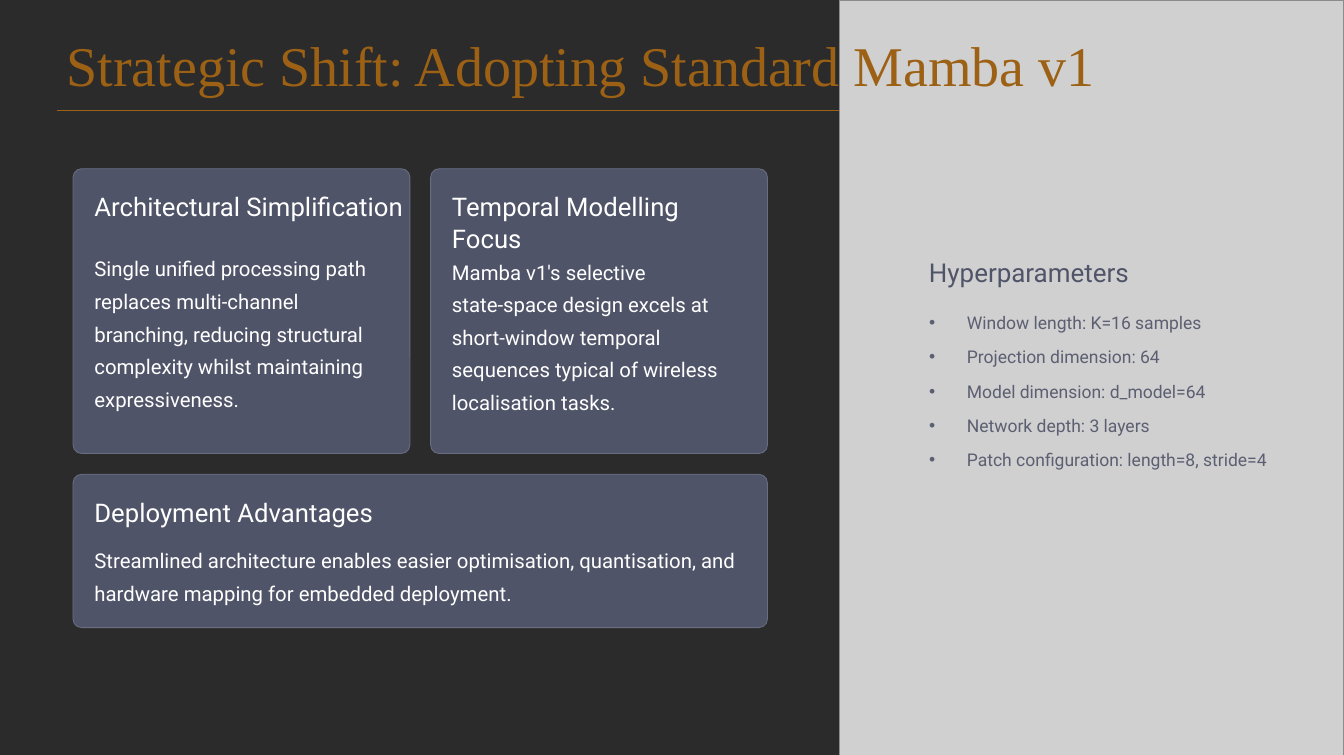
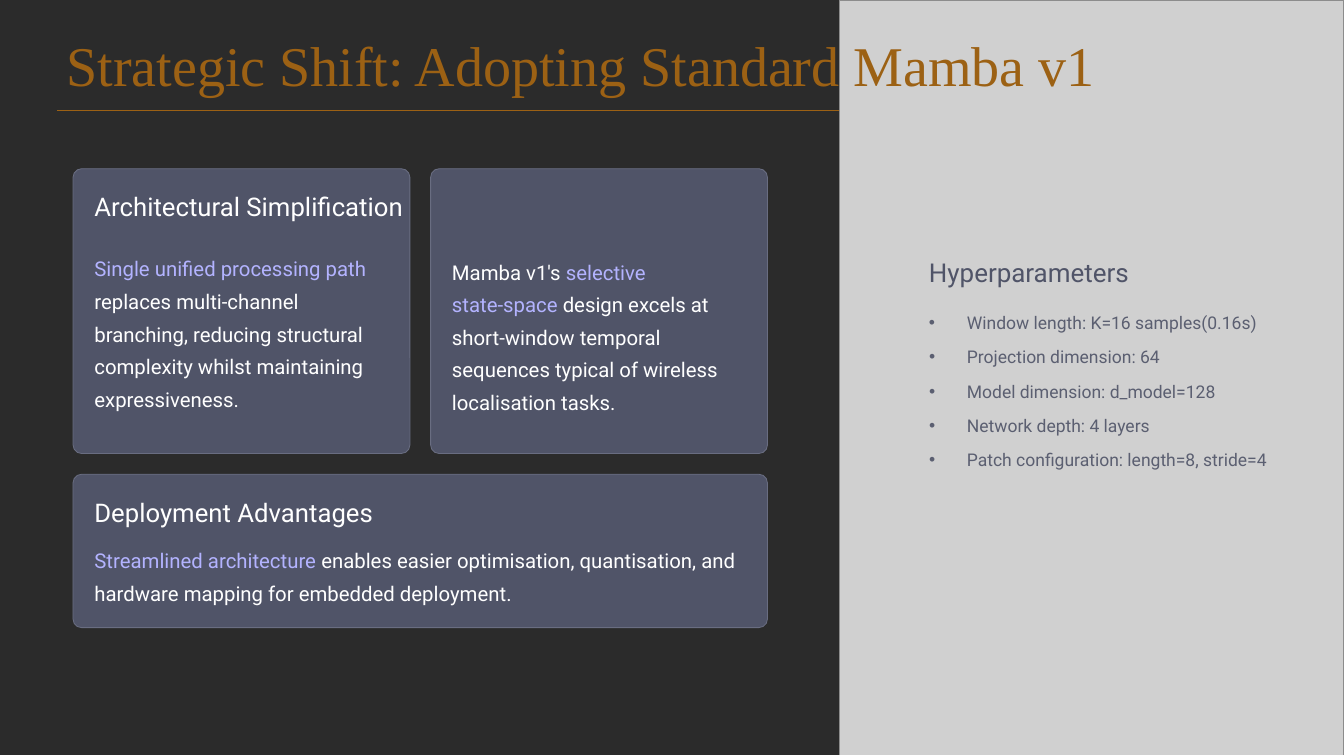
Before and after one commit to Elison-debug/Cmamba_reconstruct, a slide deck: slide 16 of pre-ssm.pptx. Drawn at 1344x755 pixels with LibreOffice and Linux fonts; fonts in the diff are those of the drawing; grey boxes stand for pictures; background and template pictures are left out; a plain dark background stands for a picture behind light text. Boxes give left, top, right and bottom in pixels: in the first picture for what was removed or moved away, otherwise in the second. Text is boxed around its words. In the diff, an @@ line names an element or a change of style, - is before the commit and + after.

```diff
--- a/pre-ssm.pptx
+++ b/pre-ssm.pptx
@@ text removed at (452, 196, 679, 248) @@
-Temporal Modelling Focus
@@ text "Single unified processing path replaces ..." at (94, 260, 366, 411): text colour #FFFFFF to #B3B3FF in "Single unified processing path" @@
@@ text "Mamba v1's selective state‑space design ..." at (452, 264, 718, 410): text colour #FFFFFF to #B3B3FF in "selective state‑space" @@
@@ text at (967, 315, 1256, 333): text changed @@
-• Window length: K=16 samples
+• Window length: K=16 samples(0.16s)
@@ text at (967, 385, 1216, 399): text changed @@
-• Model dimension: d_model=64
+• Model dimension: d_model=128
@@ text at (967, 419, 1150, 436): text changed @@
-• Network depth: 3 layers
+• Network depth: 4 layers
@@ text "Streamlined architecture enables easier optimisation, ..." at (94, 552, 735, 606): text colour #FFFFFF to #B3B3FF in "Streamlined architecture" @@
```
Also in this commit, not shown: 9 other slides changed, 5 other files.
